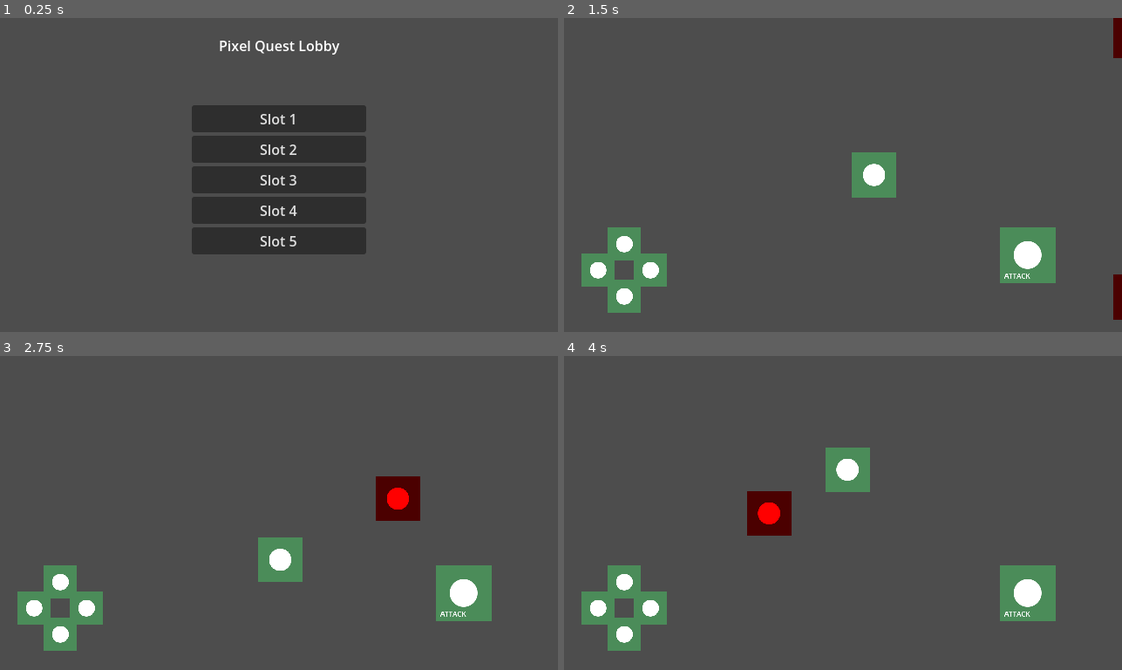
Above: before the commit, frames 1-4 (two rows, left to right).
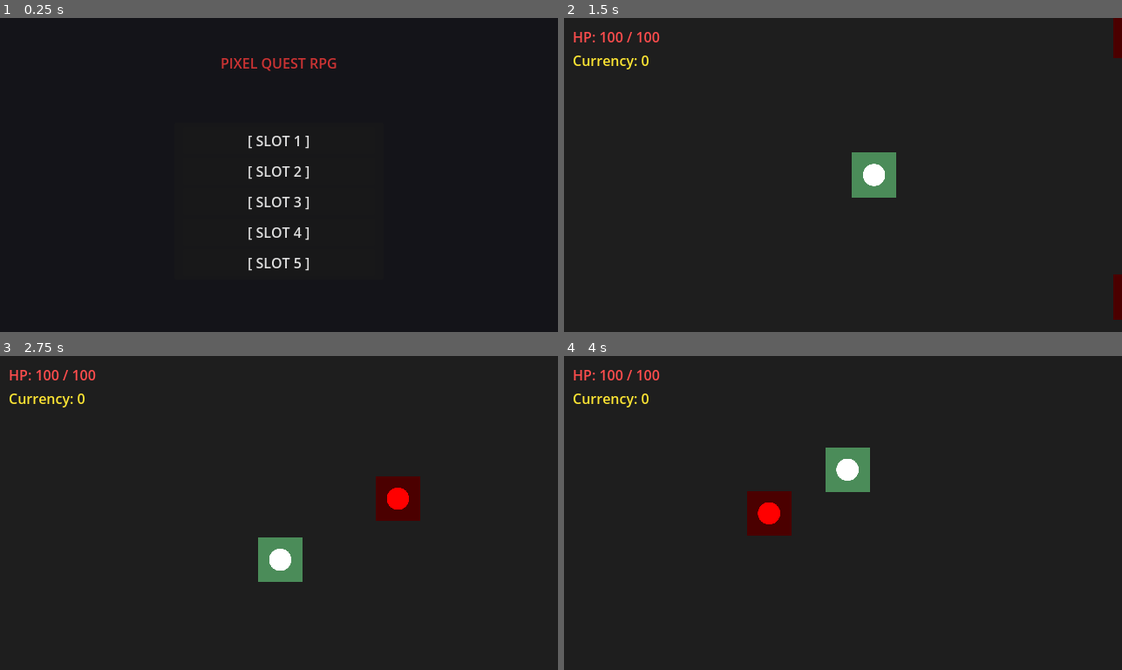
Above: after the commit, the same moments.

Repository: kimmb3217-droid/rpg
Game: Godot game, scene res://Scenes/Lobby.tscn
Same seed, same stepped clock (60 frames per second), same inputs: the game is played once before the commit and once after it.
Inputs (mouse positions are in pixels of both pictures, inside the frame that each line leads up to):
- Up to frame 1 (0.25 s): no input
- Up to frame 2 (1.5 s): click "Slot 1" (after the commit: "[ SLOT 1 ]") at 0.5 s; tap Enter (ui_accept) at 1.25, 1.35 s; move the mouse to (965, 159) at 1.27 s; hold Right (ui_right) from 1.28 s (still down); click (965, 159) at 1.42 s
- Up to frame 3 (2.75 s): tap Enter (ui_accept) at 1.52, 1.82, 2.1, 2.27, 2.57 s; move the mouse to (167, 528) at 2.02 s; release Right (ui_right) at 2.03 s; hold Down (ui_down) from 2.03 s (still down); click (167, 528) at 2.17 s
- Up to frame 4 (4 s): move the mouse to (898, 443) at 2.77 s; release Down (ui_down) at 2.78 s; hold Right (ui_right) 2.78-3.53 s; tap Enter (ui_accept) at 2.85, 3.6, 3.77 s; click (898, 443) at 2.92 s; move the mouse to (815, 575) at 3.52 s; hold Up (ui_up) from 3.53 s (still down); click (815, 575) at 3.67 s

The runs differ from the first frame. In frame 1, 89% of the frame differs, in the area x 0-100%, y 0-100%; in frame 2, 98%; in frame 3, 98%; in frame 4, 98%.

Commit message:
pc수정

Diff:
--- /dev/null
+++ b/Scenes/HUD.tscn
@@ -0,0 +1,25 @@
+[gd_scene load_steps=2 format=3 uid="uid://h1u2d3h4u5d6"]
+
+[ext_resource type="Script" path="res://Scripts/HUD.gd" id="1_h1u2d"]
+
+[node name="HUD" type="CanvasLayer"]
+script = ExtResource("1_h1u2d")
+
+[node name="MarginContainer" type="MarginContainer" parent="."]
+offset_right = 40.0
+offset_bottom = 40.0
+theme_override_constants/margin_left = 10
+theme_override_constants/margin_top = 10
+
+[node name="VBoxContainer" type="VBoxContainer" parent="MarginContainer"]
+layout_mode = 2
+
+[node name="HPLabel" type="Label" parent="MarginContainer/VBoxContainer"]
+layout_mode = 2
+theme_override_colors/font_color = Color(1, 0.3, 0.3, 1)
+text = "HP: 100/100"
+
+[node name="CurrencyLabel" type="Label" parent="MarginContainer/VBoxContainer"]
+layout_mode = 2
+theme_override_colors/font_color = Color(1, 0.9, 0.2, 1)
+text = "Currency: 0"
--- a/Scenes/Lobby.tscn
+++ b/Scenes/Lobby.tscn
@@ -11,55 +11,77 @@
 grow_vertical = 2
 script = ExtResource("1_x2y3z")
 
-[node name="Label" type="Label" parent="."]
+[node name="ColorRect" type="ColorRect" parent="."]
+layout_mode = 1
+anchors_preset = 15
+anchor_right = 1.0
+anchor_bottom = 1.0
+grow_horizontal = 2
+grow_vertical = 2
+color = Color(0.08, 0.08, 0.1, 1)
+
+[node name="Title" type="Label" parent="."]
 layout_mode = 1
 anchors_preset = 5
 anchor_left = 0.5
 anchor_right = 0.5
-offset_left = -60.5
-offset_top = 20.0
-offset_right = 60.5
-offset_bottom = 43.0
+offset_left = -100.0
+offset_top = 40.0
+offset_right = 100.0
+offset_bottom = 70.0
 grow_horizontal = 2
-text = "Pixel Quest Lobby"
+theme_override_colors/font_color = Color(0.8, 0.2, 0.2, 1)
+text = "PIXEL QUEST RPG"
 horizontal_alignment = 1
 
-[node name="VBoxContainer" type="VBoxContainer" parent="."]
+[node name="Panel" type="Panel" parent="."]
 layout_mode = 1
 anchors_preset = 8
 anchor_left = 0.5
 anchor_top = 0.5
 anchor_right = 0.5
 anchor_bottom = 0.5
-offset_left = -100.0
-offset_top = -80.0
-offset_right = 100.0
+offset_left = -120.0
+offset_top = -60.0
+offset_right = 120.0
 offset_bottom = 120.0
 grow_horizontal = 2
 grow_vertical = 2
 
-[node name="Slot0" type="Button" parent="VBoxContainer"]
+[node name="VBoxContainer" type="VBoxContainer" parent="Panel"]
+layout_mode = 1
+anchors_preset = 15
+anchor_right = 1.0
+anchor_bottom = 1.0
+offset_left = 10.0
+offset_top = 10.0
+offset_right = -10.0
+offset_bottom = -10.0
+grow_horizontal = 2
+grow_vertical = 2
+
+[node name="Slot0" type="Button" parent="Panel/VBoxContainer"]
 layout_mode = 2
-text = "Slot 1"
+text = "[ SLOT 1 ]"
 
-[node name="Slot1" type="Button" parent="VBoxContainer"]
+[node name="Slot1" type="Button" parent="Panel/VBoxContainer"]
 layout_mode = 2
-text = "Slot 2"
+text = "[ SLOT 2 ]"
 
-[node name="Slot2" type="Button" parent="VBoxContainer"]
+[node name="Slot2" type="Button" parent="Panel/VBoxContainer"]
 layout_mode = 2
-text = "Slot 3"
+text = "[ SLOT 3 ]"
 
-[node name="Slot3" type="Button" parent="VBoxContainer"]
+[node name="Slot3" type="Button" parent="Panel/VBoxContainer"]
 layout_mode = 2
-text = "Slot 4"
+text = "[ SLOT 4 ]"
 
-[node name="Slot4" type="Button" parent="VBoxContainer"]
+[node name="Slot4" type="Button" parent="Panel/VBoxContainer"]
 layout_mode = 2
-text = "Slot 5"
+text = "[ SLOT 5 ]"
 
-[connection signal="pressed" from="VBoxContainer/Slot0" to="." method="_on_slot_0_pressed"]
-[connection signal="pressed" from="VBoxContainer/Slot1" to="." method="_on_slot_1_pressed"]
-[connection signal="pressed" from="VBoxContainer/Slot2" to="." method="_on_slot_2_pressed"]
-[connection signal="pressed" from="VBoxContainer/Slot3" to="." method="_on_slot_3_pressed"]
-[connection signal="pressed" from="VBoxContainer/Slot4" to="." method="_on_slot_4_pressed"]
+[connection signal="pressed" from="Panel/VBoxContainer/Slot0" to="." method="_on_slot_0_pressed"]
+[connection signal="pressed" from="Panel/VBoxContainer/Slot1" to="." method="_on_slot_1_pressed"]
+[connection signal="pressed" from="Panel/VBoxContainer/Slot2" to="." method="_on_slot_2_pressed"]
+[connection signal="pressed" from="Panel/VBoxContainer/Slot3" to="." method="_on_slot_3_pressed"]
+[connection signal="pressed" from="Panel/VBoxContainer/Slot4" to="." method="_on_slot_4_pressed"]
--- a/Scenes/MainLevel.tscn
+++ b/Scenes/MainLevel.tscn
@@ -1,12 +1,19 @@
 [gd_scene load_steps=4 format=3 uid="uid://m1a2i3n4l5e6"]
 
 [ext_resource type="PackedScene" uid="uid://cf67d2k0tqq8b" path="res://Scenes/Player.tscn" id="1_a1b1"]
-[ext_resource type="PackedScene" uid="uid://e4x1a2b3c4d5" path="res://UI/MobileUI.tscn" id="2_c2d2"]
+[ext_resource type="PackedScene" uid="uid://h1u2d3h4u5d6" path="res://Scenes/HUD.tscn" id="2_h1u2d"]
 [ext_resource type="PackedScene" uid="uid://b1c2d3e4f5g6" path="res://Scenes/Enemy.tscn" id="3_e3f3"]
 
 [node name="MainLevel" type="Node2D"]
 
-[node name="MobileUI" parent="." instance=ExtResource("2_c2d2")]
+[node name="Background" type="ColorRect" parent="."]
+offset_left = -1000.0
+offset_top = -1000.0
+offset_right = 2000.0
+offset_bottom = 2000.0
+color = Color(0.12, 0.12, 0.12, 1)
+
+[node name="HUD" parent="." instance=ExtResource("2_h1u2d")]
 
 [node name="Player" parent="." instance=ExtResource("1_a1b1")]
 position = Vector2(320, 180)
--- /dev/null
+++ b/Scripts/HUD.gd
@@ -0,0 +1,24 @@
+extends CanvasLayer
+
+@onready var hp_label = $MarginContainer/VBoxContainer/HPLabel
+@onready var currency_label = $MarginContainer/VBoxContainer/CurrencyLabel
+
+func _process(delta):
+	# 매 프레임 업데이트 (단순화)
+	if GameManager.current_slot_index != -1:
+		var slot = GameManager.slots[GameManager.current_slot_index]
+		var hp = slot.get("hp", 0)
+		var max_hp = slot.get("max_hp", 0)
+
+		# 플레이어 노드 직접 참조가 더 정확하지만 프로토타입 편의상 GameManager 의존
+		# 실제 게임에서는 Player 노드에 signal을 연결하는 것이 좋습니다.
+
+		# 현재 씬에 Player가 있다면 Player의 실시간 체력을 가져옴
+		var player = get_node_or_null("/root/MainLevel/Player")
+		if player:
+			hp = player.hp
+			max_hp = player.max_hp
+
+		hp_label.text = "HP: " + str(hp) + " / " + str(max_hp)
+
+	currency_label.text = "Currency: " + str(GameManager.total_currency)
--- a/Scripts/MobileUI.gd
+++ /dev/null
@@ -1,10 +0,0 @@
-extends CanvasLayer
-
-func _ready():
-	# 터치 기기가 아닌 경우 UI 숨김 (원하면 주석 처리 가능)
-	# if not DisplayServer.is_touchscreen_available():
-	# 	hide()
-	pass
-
-# 모바일 UI 조작은 내부적으로 InputEventAction 등을 발생시키거나
-# TouchScreenButton을 통해 ui_left, ui_right, ui_accept와 연동할 수 있습니다.
--- a/Scripts/Player.gd
+++ b/Scripts/Player.gd
@@ -30,7 +30,7 @@
 
 	move_and_slide()
 
-	if Input.is_action_just_pressed("ui_accept"):
+	if Input.is_mouse_button_pressed(MOUSE_BUTTON_LEFT):
 		attack()
 
 func attack():
--- a/UI/MobileUI.tscn
+++ /dev/null
@@ -1,65 +0,0 @@
-[gd_scene format=3 uid="uid://e4x1a2b3c4d5"]
-
-[ext_resource type="Script" path="res://Scripts/MobileUI.gd" id="1_m1n2o"]
-[ext_resource type="Texture2D" uid="uid://cx600q8y36l0w" path="res://icon.svg" id="2_i3c4o"]
-
-[node name="MobileUI" type="CanvasLayer"]
-script = ExtResource("1_m1n2o")
-
-[node name="Control" type="Control" parent="."]
-layout_mode = 3
-anchors_preset = 15
-anchor_right = 1.0
-anchor_bottom = 1.0
-grow_horizontal = 2
-grow_vertical = 2
-mouse_filter = 2
-
-[node name="DPad" type="Control" parent="Control"]
-layout_mode = 1
-anchors_preset = 2
-anchor_top = 1.0
-anchor_bottom = 1.0
-offset_left = 20.0
-offset_top = -120.0
-offset_right = 120.0
-offset_bottom = -20.0
-grow_vertical = 0
-mouse_filter = 2
-
-[node name="Up" type="TouchScreenButton" parent="Control/DPad"]
-position = Vector2(30, 0)
-scale = Vector2(0.3, 0.3)
-texture_normal = ExtResource("2_i3c4o")
-action = "ui_up"
-
-[node name="Down" type="TouchScreenButton" parent="Control/DPad"]
-position = Vector2(30, 60)
-scale = Vector2(0.3, 0.3)
-texture_normal = ExtResource("2_i3c4o")
-action = "ui_down"
-
-[node name="Left" type="TouchScreenButton" parent="Control/DPad"]
-position = Vector2(0, 30)
-scale = Vector2(0.3, 0.3)
-texture_normal = ExtResource("2_i3c4o")
-action = "ui_left"
-
-[node name="Right" type="TouchScreenButton" parent="Control/DPad"]
-position = Vector2(60, 30)
-scale = Vector2(0.3, 0.3)
-texture_normal = ExtResource("2_i3c4o")
-action = "ui_right"
-
-[node name="AttackBtn" type="TouchScreenButton" parent="Control"]
-position = Vector2(500, 240)
-scale = Vector2(0.5, 0.5)
-texture_normal = ExtResource("2_i3c4o")
-action = "ui_accept"
-
-[node name="Label" type="Label" parent="Control/AttackBtn"]
-offset_left = 10.0
-offset_top = 100.0
-offset_right = 110.0
-offset_bottom = 123.0
-text = "ATTACK"
